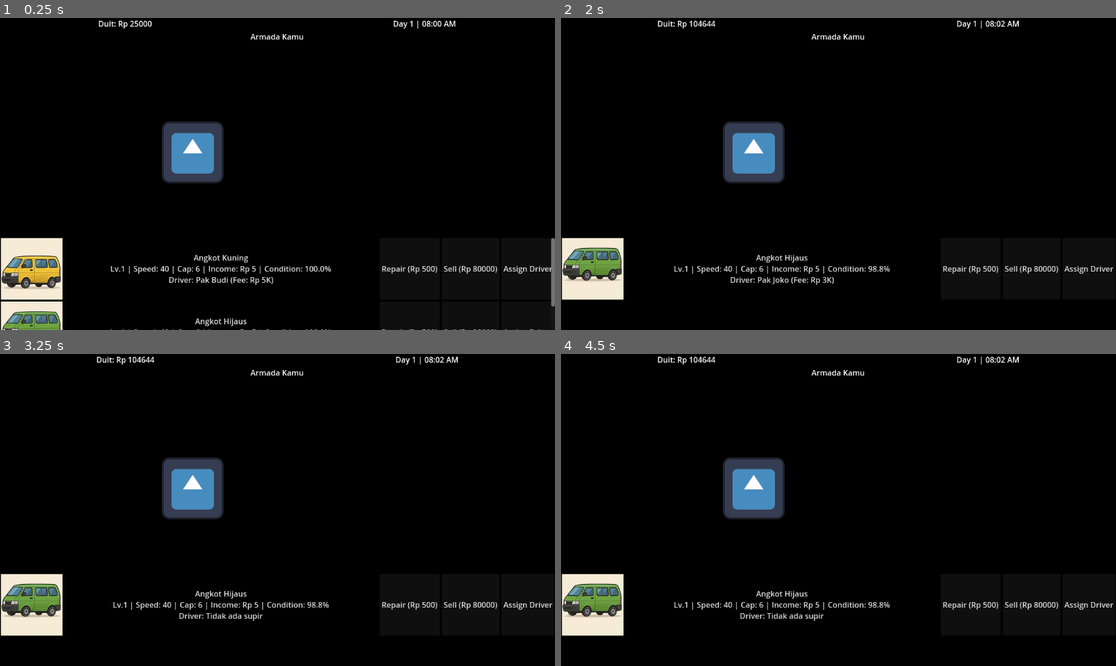
Above: before the commit, frames 1-4 (two rows, left to right).
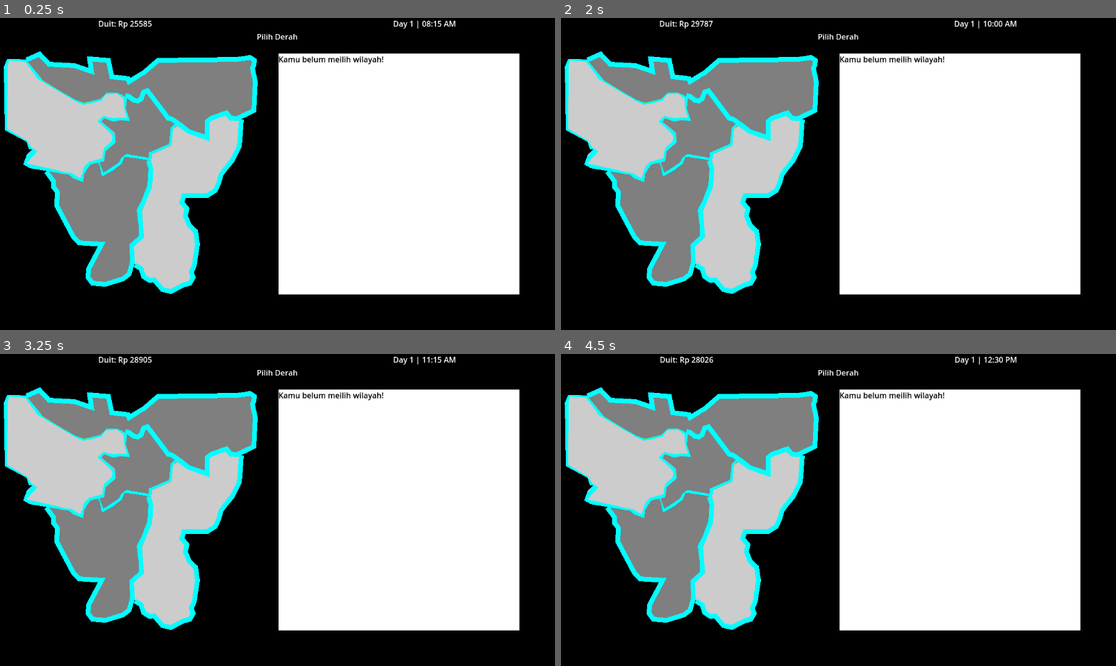
Above: after the commit, the same moments.

Repository: murifq/individual-game-jam
Game: Godot game, scene res://scenes/MainUI/SelectMap.tscn
Same seed, same stepped clock (60 frames per second), same inputs: the game is played once before the commit and once after it. Before the commit the project starts from res://scenes/MainUI/MainUI.tscn. The engine's default icon, where the game draws it, is replaced by a stand-in: a white triangle on a blue panel in a dark square.
Inputs (mouse positions are in pixels of both pictures, inside the frame that each line leads up to):
- Up to frame 1 (0.25 s): no input
- Up to frame 2 (2 s): click (971, 267) at 0.5 s, where only the run before the commit has a clickable "Repair (Rp 500)"; click (1032, 267) at 1.25 s, where only the run before the commit has a clickable "Sell (Rp 80000)"
- Up to frame 3 (3.25 s): click (527, 603) at 2 s, where only the run before the commit has a clickable "Assign Driver"; click (499, 428) at 2.75 s, where only the run before the commit has a clickable "Detach"
- Up to frame 4 (4.5 s): click (594, 603) at 3.52 s; click (838, 584) at 4.25 s, where only the run before the commit has a clickable "Back"

The runs differ from the first frame. In frame 1, 61% of the frame differs, in the area x 0-100%, y 0-100%; in frame 2, 60%; in frame 3, 60%; in frame 4, 60%.

Commit message:
implement rush hour and will net negatif if still operate on the outside of busy hour

Diff:
--- a/assets/CustomButton.tscn
+++ b/assets/CustomButton.tscn
@@ -1,7 +1,7 @@
 [gd_scene load_steps=3 format=3 uid="uid://c2hut3br04uqm"]
 
 [ext_resource type="Texture2D" uid="uid://qshjgrdlppys" path="res://icon.svg" id="1_84ld5"]
-[ext_resource type="Texture2D" uid="uid://dhr1hbu3sgl8j" path="res://assets/AngkotHijau.png" id="2_6ss4y"]
+[ext_resource type="Texture2D" uid="uid://dhr1hbu3sgl8j" path="res://assets/Angkot.png" id="2_6ss4y"]
 
 [node name="CustomButton" type="Node"]
 
--- a/project.godot
+++ b/project.godot
@@ -11,7 +11,7 @@
 [application]
 
 config/name="JuraganAngkot"
-run/main_scene="res://scenes/MainUI/MainUI.tscn"
+run/main_scene="res://scenes/MainUI/SelectMap.tscn"
 config/features=PackedStringArray("4.3", "GL Compatibility")
 config/icon="res://icon.svg"
 
--- a/scenes/MainUI/MainUI.tscn
+++ b/scenes/MainUI/MainUI.tscn
@@ -1,9 +1,8 @@
-[gd_scene load_steps=6 format=3 uid="uid://d1dxhlx0pw8bv"]
+[gd_scene load_steps=5 format=3 uid="uid://d1dxhlx0pw8bv"]
 
 [ext_resource type="Script" path="res://scripts/MainUI/main_ui.gd" id="1_6gwic"]
-[ext_resource type="Texture2D" uid="uid://dhr1hbu3sgl8j" path="res://assets/AngkotHijau.png" id="2_ciema"]
+[ext_resource type="Texture2D" uid="uid://dhr1hbu3sgl8j" path="res://assets/Angkot.png" id="2_ciema"]
 [ext_resource type="PackedScene" uid="uid://c6243b85k6e7" path="res://scenes/components/InformationBar.tscn" id="2_mlvbv"]
-[ext_resource type="PackedScene" uid="uid://opbbvmkd64fl" path="res://scenes/MainUI/TerminalAnimation.tscn" id="2_terminal_animation"]
 [ext_resource type="Script" path="res://scripts/time/time_manager.gd" id="4_bkq7u"]
 
 [node name="MainUI" type="ColorRect" groups=["time_display"]]
@@ -22,6 +21,7 @@
 anchors_preset = 15
 anchor_right = 1.0
 anchor_bottom = 1.0
+offset_bottom = -590.0
 grow_horizontal = 2
 grow_vertical = 2
 
@@ -43,19 +43,20 @@
 
 [node name="HBoxContainer2" type="HBoxContainer" parent="VBoxContainer"]
 layout_mode = 2
-theme_override_constants/separation = 500
+theme_override_constants/separation = 200
 alignment = 1
+
+[node name="BackButton" type="Button" parent="VBoxContainer/HBoxContainer2"]
+layout_mode = 2
+text = "Kembali"
 
 [node name="LabelPage" type="Label" parent="VBoxContainer/HBoxContainer2"]
 layout_mode = 2
-text = "Armada Kamu"
+text = "Armada Kamu di "
 
-[node name="HBoxContainer3" type="HBoxContainer" parent="VBoxContainer"]
+[node name="LabelCapacity" type="Label" parent="VBoxContainer/HBoxContainer2"]
 layout_mode = 2
-theme_override_constants/separation = 500
-alignment = 1
-
-[node name="TerminalAnimation" parent="VBoxContainer/HBoxContainer3" instance=ExtResource("2_terminal_animation")]
+text = "Armada Kamu di "
 
 [node name="MarginContainer" type="MarginContainer" parent="."]
 layout_mode = 1
@@ -91,17 +92,34 @@
 Lv.1 | Speed: 40 | Cap: 6 | Income: Rp 1000 | Condition: 100%"
 flat = true
 
-[node name="RepairButton" type="Button" parent="MarginContainer/ScrollContainer/AngkotList/AngkotItem"]
+[node name="VBoxContainer" type="VBoxContainer" parent="MarginContainer/ScrollContainer/AngkotList/AngkotItem"]
+layout_mode = 2
+
+[node name="AssignDriverButton" type="Button" parent="MarginContainer/ScrollContainer/AngkotList/AngkotItem/VBoxContainer"]
+layout_mode = 2
+text = "Assign Driver"
+
+[node name="OperateButton" type="Button" parent="MarginContainer/ScrollContainer/AngkotList/AngkotItem/VBoxContainer"]
+layout_mode = 2
+text = "Operate"
+
+[node name="VBoxContainer2" type="VBoxContainer" parent="MarginContainer/ScrollContainer/AngkotList/AngkotItem"]
+layout_mode = 2
+
+[node name="RepairButton" type="Button" parent="MarginContainer/ScrollContainer/AngkotList/AngkotItem/VBoxContainer2"]
 layout_mode = 2
 text = "Repair"
 
-[node name="SellButton" type="Button" parent="MarginContainer/ScrollContainer/AngkotList/AngkotItem"]
+[node name="SellButton" type="Button" parent="MarginContainer/ScrollContainer/AngkotList/AngkotItem/VBoxContainer2"]
 layout_mode = 2
 text = "Sell"
 
-[node name="AssignDriverButton" type="Button" parent="MarginContainer/ScrollContainer/AngkotList/AngkotItem"]
+[node name="AngkotItem2" type="HBoxContainer" parent="MarginContainer/ScrollContainer/AngkotList"]
 layout_mode = 2
-text = "Assign Driver"
+
+[node name="AddAngkotButton" type="Button" parent="MarginContainer/ScrollContainer/AngkotList/AngkotItem2"]
+layout_mode = 2
+text = "Tambah Angkot"
 
 [node name="TimeManager" type="Node" parent="." groups=["time_display"]]
 script = ExtResource("4_bkq7u")
--- a/scenes/MainUI/SelectMap.tscn
+++ b/scenes/MainUI/SelectMap.tscn
@@ -103,7 +103,7 @@
 theme_override_colors/font_color = Color(0, 0, 0, 1)
 text = "Stats:"
 
-[node name="BuyButton" type="Button" parent="HBoxContainer/ColorRect/VBoxContainer"]
+[node name="Button" type="Button" parent="HBoxContainer/ColorRect/VBoxContainer"]
 visible = false
 layout_mode = 2
 text = "Buy Region"
--- a/scenes/components/InformationBar.tscn
+++ b/scenes/components/InformationBar.tscn
@@ -23,6 +23,7 @@
 script = ExtResource("2_jcqvt")
 
 [node name="Timer" type="Timer" parent="TimeManager"]
+wait_time = 0.001
 autostart = true
 
 [connection signal="timeout" from="TimeManager/Timer" to="TimeManager" method="_on_timer_timeout"]
--- a/scripts/MainUI/main_ui.gd
+++ b/scripts/MainUI/main_ui.gd
@@ -1,23 +1,28 @@
 extends Control
 
-@onready var label_money = $VBoxContainer/HBoxContainer/LabelMoney
-@onready var label_timer = $VBoxContainer/HBoxContainer/LabelTimer
 @onready var angkot_list = $MarginContainer/ScrollContainer/AngkotList
 @onready var angkot_item_template = $MarginContainer/ScrollContainer/AngkotList/AngkotItem
 @onready var terminal_animation = $VBoxContainer/HBoxContainer3/TerminalAnimation  # Reference to the TerminalAnimation scene
+@onready var label_page = $VBoxContainer/HBoxContainer2/LabelPage
+@onready var back_button = $VBoxContainer/HBoxContainer2/BackButton  # Reference to the BackButton
+@onready var label_capacity = $VBoxContainer/HBoxContainer2/LabelCapacity
 
 func _ready():
 	if not Global.is_initialized:
 		Global.reset_game()
 
-	# Keep a reference to the template and make it invisible
+	# Set up the label for the selected region
+	label_page.text = "Armada kamu di wilayah " + Global.selected_region
+	label_capacity.text = "Kapasitas angkot: " + str(Global.terminals[Global.selected_region].capacity)
 	angkot_item_template.visible = false
+
+	# Connect the BackButton
+	back_button.pressed.connect(self._on_back_button_pressed)
+
 	randomize()
 	update_ui()
 
 func update_ui():
-	label_money.text = "Duit: Rp " + str(Global.money)
-
 	# Clear existing items EXCEPT the template
 	for child in angkot_list.get_children():
 		if child != angkot_item_template:  # Skip the template
@@ -25,40 +30,47 @@
 
 	# Create buttons for each angkot
 	for angkot in Global.angkots:
+		if angkot.current_region.short_name != Global.selected_region:
+			continue
 		var angkot_item = angkot_item_template.duplicate()
 		angkot_item.visible = true
 
 		var AngkotImage = angkot_item.get_node("AngkotImage")
 		var AngkotLabel = angkot_item.get_node("AngkotLabel")
-		var RepairButton = angkot_item.get_node("RepairButton")
-		var SellButton = angkot_item.get_node("SellButton")
-		var AssignDriverButton = angkot_item.get_node("AssignDriverButton")
-
+		var VContainer = angkot_item.get_node("VBoxContainer")
+		var VContainer2 = angkot_item.get_node("VBoxContainer2")
+		var RepairButton = VContainer2.get_node("RepairButton")
+		var SellButton = VContainer2.get_node("SellButton")
+		var OperateButton = VContainer.get_node("OperateButton")
+		var AssignDriverButton = VContainer.get_node("AssignDriverButton")
 
 		# Set the label text
 		if angkot.driver:
 			AngkotLabel.text = "%s\nLv.%d | Speed: %d | Cap: %d | Income: Rp %d | Condition: %.1f%%\nDriver: %s (Fee: Rp %dK)" % [
-			angkot.name,
-			angkot.upgrade_level,
-			angkot.speed,
-			angkot.capacity,
-			angkot.income_per_passenger,
-			angkot.condition,
-			angkot.driver.name,
-			angkot.driver.fee
+				angkot.name,
+				angkot.upgrade_level,
+				angkot.speed,
+				angkot.capacity,
+				angkot.income_per_passenger,
+				angkot.condition,
+				angkot.driver.name,
+				angkot.driver.fee
 			]
 		else:
 			AngkotLabel.text = "%s\nLv.%d | Speed: %d | Cap: %d | Income: Rp %d | Condition: %.1f%%\nDriver: Tidak ada supir" % [
-			angkot.name,
-			angkot.upgrade_level,
-			angkot.speed,
-			angkot.capacity,
-			angkot.income_per_passenger,
-			angkot.condition
+				angkot.name,
+				angkot.upgrade_level,
+				angkot.speed,
+				angkot.capacity,
+				angkot.income_per_passenger,
+				angkot.condition
 			]
 
 		# Add texture
 		AngkotImage.set_texture_normal(load(angkot.image_path))
+
+		# Set OperateButton text based on the angkot's operating state
+		OperateButton.text = "Hentikan" if angkot.is_operating else "Jalankan"
 
 		# Connect buttons
 		AngkotLabel.pressed.connect(self._on_angkot_button_pressed.bind(angkot))
@@ -67,6 +79,7 @@
 		RepairButton.connect("pressed", self._on_repair_button_pressed.bind(angkot))
 		SellButton.text = "Sell (Rp %d)" % angkot.calculate_sell_price()
 		SellButton.connect("pressed", self._on_sell_button_pressed.bind(angkot))
+		OperateButton.connect("pressed", self._on_operate_button_pressed.bind(angkot))
 		AssignDriverButton.connect("pressed", self._on_assign_driver_button_pressed.bind(angkot))
 
 		angkot_list.add_child(angkot_item)
@@ -99,6 +112,14 @@
 	print("%s sold for Rp %d!" % [angkot.name, sell_price])
 	update_ui()
 
+func _on_operate_button_pressed(angkot: Angkot):
+	# Toggle the operating state of the angkot
+	if angkot.is_operating:
+		angkot.stop_operate()
+	else:
+		angkot.start_operate()
+	update_ui()  # Refresh the UI to update the button text
+
 func _on_assign_driver_button_pressed(angkot: Angkot):
 	# Store the selected Angkot in Global
 	Global.selected_angkot = angkot
@@ -107,6 +128,9 @@
 	# Change to the DriverList scene
 	get_tree().change_scene_to_file("res://scenes/MainUI/DriverList.tscn")
 
+func _on_back_button_pressed():
+	# Change back to the SelectMap scene
+	get_tree().change_scene_to_file("res://scenes/MainUI/SelectMap.tscn")
 
 func _on_timer_timeout():
 	_ready()
--- a/scripts/MainUI/select_map.gd
+++ b/scripts/MainUI/select_map.gd
@@ -2,7 +2,7 @@
 
 @onready var region_label = $HBoxContainer/ColorRect/VBoxContainer/RegionLabel
 @onready var stats_label = $HBoxContainer/ColorRect/VBoxContainer/StatsLabel
-@onready var buy_button = $HBoxContainer/ColorRect/VBoxContainer/BuyButton
+@onready var button = $HBoxContainer/ColorRect/VBoxContainer/Button
 @onready var region_map = $HBoxContainer/VBoxContainer/CanvasLayer/AngkotMap
 
 # Track the currently hovered and clicked regions
@@ -18,8 +18,8 @@
 	# Connect to the signal from Global
 	Global.selected_region_changed.connect(self._on_selected_region_changed)
 
-	# Connect the buy button
-	buy_button.pressed.connect(self._on_buy_button_pressed)
+	# Connect the button
+	button.pressed.connect(self._on_button_pressed)
 
 	# Connect signals for each region in the map
 	for region_node in region_map.get_children():
@@ -33,7 +33,7 @@
 func _on_selected_region_changed(new_region: String) -> void:
 	_update_region_info(new_region)
 
-# Update the region info (name, stats, and button visibility)
+# Update the region info (name, stats, and button functionality)
 func _update_region_info(region_name: String) -> void:
 	var region = Global.regions.get(region_name)
 	if region:
@@ -44,23 +44,36 @@
 			region.economic_activity,
 			region.price
 		]
-		buy_button.visible = region.is_locked
+		if region.is_locked:
+			button.text = "Beli Wilayah"
+		else:
+			button.text = "Atur Wilayah"
+		button.visible = true
 	else:
-		region_label.text = "Region: None"
+		region_label.text = "Kamu belum meilih wilayah!"
 		stats_label.text = ""
-		buy_button.visible = false
+		button.visible = false
 
-# Handle the buy button press
-func _on_buy_button_pressed() -> void:
-	var region = Global.regions[clicked_region]
-	if region and region.is_locked:
-		if Global.money >= region.price:
-			Global.money -= region.price
-			region.is_locked = false
-			_update_region_info(Global.selected_region)
-			print("%s has been unlocked!" % region.name)
+# Handle the button press
+func _on_button_pressed() -> void:
+	if clicked_region == "":
+		return  # No region is selected
+
+	var region = Global.regions.get(clicked_region)
+	if region:
+		if region.is_locked:
+			# Handle buying the region
+			if Global.money >= region.price:
+				Global.money -= region.price
+				region.is_locked = false
+				_update_region_info(clicked_region)
+				print("%s has been unlocked!" % region.name)
+			else:
+				print("Not enough money to unlock %s!" % region.name)
 		else:
-			print("Not enough money to unlock %s!" % region.name)
+			# Handle managing the region
+			Global.selected_region = clicked_region
+			get_tree().change_scene_to_file("res://scenes/MainUI/MainUI.tscn")
 
 # Handle mouse entered event for a region
 func _on_region_hovered(region_name: String) -> void:
--- a/scripts/OOP/Ankot.gd
+++ b/scripts/OOP/Ankot.gd
@@ -1,6 +1,7 @@
 extends Resource
 class_name Angkot
 
+# Properties
 var name: String
 var speed: float
 var capacity: int
@@ -11,14 +12,32 @@
 var condition: float = 100.0  # Condition percentage (100% = perfect, 0% = broken)
 var driver: Driver = null  # Driver assigned to this angkot
 var current_region: Region = null  # Region where the Angkot is operating
+var is_operating: bool = false  # Whether the angkot is currently operating
+var fuel_cost_per_operation: int = 15  # Operational cost (e.g., fuel cost)
+var base_price = 20100
+# Upgrade pricing and income increase for each level
+const UPGRADE_DATA = [
+	{ "price": 1000, "income_increase": 2 },  # Level 1 -> 2
+	{ "price": 10000, "income_increase": 3 },  # Level 2 -> 3
+	{ "price": 25000, "income_increase": 4 },  # Level 3 -> 4
+	{ "price": 40000, "income_increase": 5 },  # Level 4 -> 5
+	{ "price": 80000, "income_increase": 6 },  # Level 5 -> 6
+]
 
-func operate():
+# Simulate operation and calculate income
+func operate(current_hour: int):
 	if driver == null:
 		print("%s cannot operate without a driver!" % name)
 		return
 	if current_region == null:
 		print("%s cannot operate without a region!" % name)
 		return
+	if not is_operating:
+		print("%s is not operating!" % name)
+		return
+
+	# Determine if it's a busy hour (morning or evening rush hours)
+	var is_busy_hour = (current_hour >= 6 and current_hour <= 9) or (current_hour >= 16 and current_hour <= 19)
 
 	# Simulate passenger occupancy (e.g., 50% to 100% of capacity)
 	var occupancy_rate = randf() * 0.5 + 0.5  # Random value between 0.5 and 1.0
@@ -26,8 +45,17 @@
 
 	# Calculate base income and adjust it based on the region's economic activity
 	var base_income = actual_passengers * income_per_passenger
-	var adjusted_income = base_income * current_region.calculate_income_modifier()
-	Global.money += adjusted_income
+	var adjusted_income = base_income * current_region.economic_activity
+
+	# Apply income adjustment based on busy or non-busy hours
+	if is_busy_hour:
+		adjusted_income *= 1.5  # 50% more income during busy hours
+	else:
+		adjusted_income *= randf()  # Random value between 0 and 1 during non-busy hours
+
+	# Deduct operational costs (e.g., fuel cost)
+	var operational_cost = fuel_cost_per_operation
+	Global.money += adjusted_income - operational_cost
 
 	# Deduct the driver's fee
 	Global.money -= driver.fee
@@ -43,14 +71,53 @@
 		condition = 0
 		print("%s needs repair!" % name)
 
+	# Log the operation
+	# print("%s operated. Income: Rp %d, Cost: Rp %d, Net: Rp %d" % [name, adjusted_income, operational_cost + driver.fee, adjusted_income - operational_cost - driver.fee])
+
+# Upgrade the angkot to the next level
+func upgrade() -> bool:
+	if upgrade_level >= UPGRADE_DATA.size():
+		print("%s is already at the maximum level!" % name)
+		return false
+
+	var next_upgrade = UPGRADE_DATA[upgrade_level - 1]  # Get the data for the next level
+	if Global.money >= next_upgrade["price"]:
+		Global.money -= next_upgrade["price"]  # Deduct the upgrade price
+		upgrade_level += 1
+		income_per_passenger += next_upgrade["income_increase"]  # Increase income per passenger
+		print("%s upgraded to level %d! New income per passenger: %d" % [name, upgrade_level, income_per_passenger])
+		return true
+	else:
+		print("Not enough money to upgrade %s!" % name)
+		return false
+
+# Start the angkot operation
+func start_operate() -> void:
+	if is_operating:
+		print("%s is already operating!" % name)
+		return
+	is_operating = true
+	print("%s has started operating." % name)
+
+# Stop the angkot from operating
+func stop_operate() -> void:
+	if not is_operating:
+		print("%s is already stopped!" % name)
+		return
+	is_operating = false
+	print("%s has stopped operating." % name)
+
+# Repair the angkot
 func repair():
 	# Repair the angkot and restore its condition
 	condition = 100.0
 	print("%s has been repaired!" % name)
 
+# Calculate the sell price of the angkot
 func calculate_sell_price() -> int:
 	# Base price is determined by capacity and income per passenger
-	var base_price = 80000  # Base price in thousands (80 million rupiah)
 	# Reduce price based on operation time (e.g., 1% per 10 operation time)
-	var depreciation = operation_time / 10 * 0.01
+	var depreciation = operation_time / 10 * 0.0001
+	if int(base_price * (1 - depreciation)) < 20000:
+		return 20000
 	return int(base_price * (1 - depreciation))
--- a/scripts/OOP/Region.gd
+++ b/scripts/OOP/Region.gd
@@ -3,6 +3,7 @@
 
 # Region properties
 var name: String
+var short_name : String
 var population_density: float = 1.0  # Multiplier for passenger count
 var traffic_level: float = 1.0       # Multiplier for travel time
 var economic_activity: float = 1.0   # Multiplier for income per passenger
--- /dev/null
+++ b/scripts/OOP/Terminal.gd
@@ -0,0 +1,45 @@
+extends Resource
+class_name Terminal
+
+# Properties
+var name: String
+var region: Region  # The region this terminal belongs to
+var level: int = 1  # Current level of the terminal
+var capacity: int = 5  # Number of angkots the terminal can hold
+var upgrade_price: int = 100_000  # Price to upgrade to the next level
+
+# Upgrade pricing and capacity for each level
+const LEVEL_DATA = [
+	{ "capacity": 5, "price": 100000 },   # Level 1
+	{ "capacity": 10, "price": 250000 },  # Level 2
+	{ "capacity": 15, "price": 500000 },  # Level 3
+	{ "capacity": 20, "price": 1000000 },# Level 4
+	{ "capacity": 30, "price": 2000000 },# Level 5
+	{ "capacity": 50, "price": 5000000 } # Level 6
+]
+
+# Upgrade the terminal to the next level
+func upgrade() -> bool:
+	if level >= LEVEL_DATA.size():
+		print("Terminal is already at the maximum level!")
+		return false
+
+	var next_level_data = LEVEL_DATA[level]  # Get the data for the next level
+	if Global.money >= next_level_data["price"]:
+		Global.money -= next_level_data["price"]  # Deduct the upgrade price
+		level += 1
+		capacity = next_level_data["capacity"]  # Update the capacity
+		upgrade_price = LEVEL_DATA[level]["price"] if level < LEVEL_DATA.size() else 0  # Update the next upgrade price
+		print("Terminal upgraded to level %d! New capacity: %d" % [level, capacity])
+		return true
+	else:
+		print("Not enough money to upgrade the terminal!")
+		return false
+
+# Get the current upgrade price
+func get_upgrade_price() -> int:
+	return upgrade_price
+
+# Get the current capacity
+func get_capacity() -> int:
+	return capacity
--- a/scripts/global/Global.gd
+++ b/scripts/global/Global.gd
@@ -5,6 +5,7 @@
 var angkots: Array[Angkot] = []
 var drivers: Array[Driver] = []
 var regions: Dictionary = {}  # Dictionary to store all regions
+var terminals: Dictionary = {}  # Dictionary to store all terminals
 var selected_angkot: Angkot = null
 
 # Time variables
@@ -33,6 +34,7 @@
 	angkots.clear()
 	drivers.clear()
 	regions.clear()
+	terminals.clear()
 
 	# Reset time
 	game_minutes = 0
@@ -64,19 +66,19 @@
 
 	# Create angkots
 	var a1 = Angkot.new()
-	a1.name = "Angkot Kuning"
+	a1.name = "Angkot"
 	a1.speed = 40
 	a1.capacity = 6
 	a1.income_per_passenger = 5  # 5000 rupiah per passenger
-	a1.image_path = "res://assets/AngkotKuning.png"
+	a1.image_path = "res://assets/Angkot.png"
 	a1.driver = driver1
 
 	var a2 = Angkot.new()
-	a2.name = "Angkot Hijaus"
+	a2.name = "Angkot"
 	a2.speed = 40
 	a2.capacity = 6
 	a2.income_per_passenger = 5  # 5000 rupiah per passenger
-	a2.image_path = "res://assets/AngkotHijau.png"
+	a2.image_path = "res://assets/Angkot.png"
 	a2.driver = driver2
 
 	driver1.is_assigned = true
@@ -87,6 +89,7 @@
 	# Create regions
 	var jakbar = Region.new()
 	jakbar.name = "Jakarta Barat"
+	jakbar.short_name = "jakbar"
 	jakbar.population_density = 1.2
 	jakbar.traffic_level = 1.5
 	jakbar.economic_activity = 1.1
@@ -95,6 +98,7 @@
 
 	var jakpus = Region.new()
 	jakpus.name = "Jakarta Pusat"
+	jakpus.short_name = "jakpus"
 	jakpus.population_density = 1.5
 	jakpus.traffic_level = 1.2
 	jakpus.economic_activity = 1.3
@@ -103,6 +107,7 @@
 
 	var jakut = Region.new()
 	jakut.name = "Jakarta Utara"
+	jakut.short_name = "jakut"
 	jakut.population_density = 1.1
 	jakut.traffic_level = 1.3
 	jakut.economic_activity = 1.0
@@ -111,6 +116,7 @@
 
 	var jaksel = Region.new()
 	jaksel.name = "Jakarta Selatan"
+	jaksel.short_name = "jaksel"
 	jaksel.population_density = 1.3
 	jaksel.traffic_level = 1.4
 	jaksel.economic_activity = 1.2
@@ -119,6 +125,7 @@
 
 	var jaktim = Region.new()
 	jaktim.name = "Jakarta Timur"
+	jaktim.short_name = "jaktim"
 	jaktim.population_density = 1.4
 	jaktim.traffic_level = 1.6
 	jaktim.economic_activity = 1.1
@@ -133,9 +140,23 @@
 		"jaktim": jaktim
 	}
 
+	# Assign angkots to Jakarta Barat
+	a1.current_region = regions["jakbar"]
+	a2.current_region = regions["jakbar"]
+	a1.is_operating = true
+	a2.is_operating = true
+
+	# Create terminals
+	var terminal_jakbar = Terminal.new()
+	terminal_jakbar.name = "Terminal Jakarta Barat"
+	terminal_jakbar.region = regions["jakbar"]
+
+	terminals = {
+		"jakbar": terminal_jakbar
+	}
+
 	is_initialized = true
-	a1.current_region = regions["jakbar"]  # Assign Jakarta Barat to Angkot Kuning
-	a2.current_region = regions["jakpus"]  # Assign Jakarta Pusat to Angkot Hijau
+
 # Format time as HH:MM
 func get_time_string() -> String:
 	var am_pm = "AM" if game_hours < 12 else "PM"
--- a/scripts/time/time_manager.gd
+++ b/scripts/time/time_manager.gd
@@ -23,6 +23,6 @@
 	#print("Time updated: Day %d, %02d:%02d" % [Global.game_days, Global.game_hours, Global.game_minutes])
 	   # Operate all angkots
 	for angkot in Global.angkots:
-		angkot.operate()
+		angkot.operate(Global.game_hours)
 	# Update the UI timer
 	get_tree().call_group("time_display", "update_time_display")
Renamed: assets/AngkotHijau.png -> assets/Angkot.png
Not shown, changed: assets/Angkot.png.import
